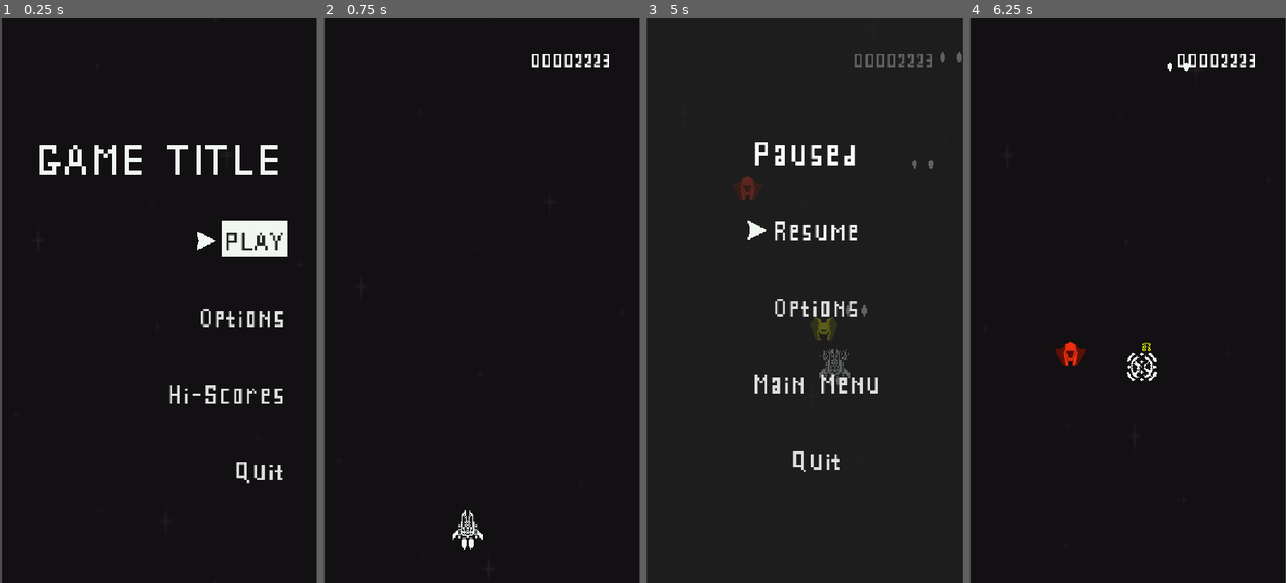
Above: before the commit, frames 1-4 (left to right).
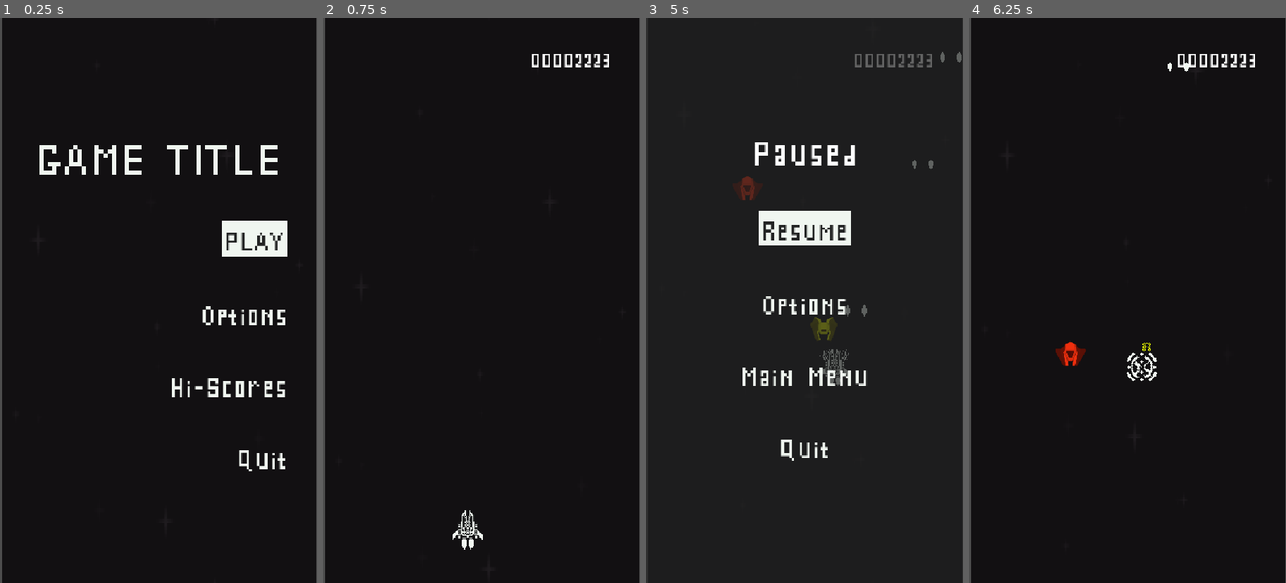
Above: after the commit, the same moments.

Repository: rnakkas/GodotSandbox
Game: Godot game, scene res://ShmupSandbox/Main/Scenes/main.tscn
Two runs of this game, one before a commit and one after it. Both use one fixed random seed, a clock stepped at 60 frames per second and the inputs below.
Inputs (mouse positions are in pixels of both pictures, inside the frame that each line leads up to):
- Up to frame 1 (0.25 s): no input
- Up to frame 2 (0.75 s): click "PLAY" at 0.5 s
- Up to frame 3 (5 s): tap Enter at 1.25 s; move the mouse to (874, 272) at 1.27 s; press the mouse at (874, 272) at 1.28 s; hold D (move_right) 1.28-2.03 s; move the mouse to (741, 328) at 2.02 s; release the mouse at (741, 328) at 2.03 s; hold S (move_down) 2.03-2.78 s; click (741, 328) at 2.1 s; move the mouse to (836, 176) at 2.77 s; press the mouse at (836, 176) at 2.78 s; hold D (move_right) 2.78-3.53 s; move the mouse to (788, 413) at 3.52 s; release the mouse at (788, 413) at 3.53 s; hold W (move_up) 3.53-4.28 s; click (788, 413) at 3.6 s; move the mouse to (899, 385) at 4.27 s; press the mouse at (899, 385) at 4.28 s; hold A (move_left) from 4.28 s (still down); tap Escape (pause) at 4.9 s
- Up to frame 4 (6.25 s): move the mouse to (1032, 215) at 5.02 s; release the mouse at (1032, 215) at 5.03 s; click (1032, 215) at 5.1 s; release A (move_left) at 5.75 s; click "Resume" at 5.75 s

The runs differ from the first frame. In frame 1, 1.8% of the frame differs, in the area x 53-90%, y 37-83%; in frame 2, nothing differs; in frame 3, 3.5%, in the area x 30-74%, y 34-81%; in frame 4, nothing differs.

Commit message:
updated ui to use highlights instead of icon

Diff:
--- a/ShmupSandbox/Autoloads/Utility.gd
+++ /dev/null
@@ -1,20 +0,0 @@
-extends Node
-
-## Colour hex code references
-var colour_white : Color = "#f0f6f0"
-var colour_black : Color = "#222323"
-var colour_transparent : Color = Color(0, 0 , 0, 0)
-
-
-func highlight_ui_elment(ui_element : Variant) -> void:
-	var style : StyleBoxFlat = StyleBoxFlat.new()
-	ui_element.add_theme_color_override("font_color", colour_black)
-	style.bg_color = colour_white
-	ui_element.add_theme_stylebox_override("normal", style)
-
-
-func remove_highlight_from_ui_element(ui_element : Variant) -> void:
-	var style : StyleBoxFlat = StyleBoxFlat.new()
-	ui_element.add_theme_color_override("font_color", colour_white)
-	style.bg_color = colour_transparent
-	ui_element.add_theme_stylebox_override("normal", style)
--- /dev/null
+++ b/ShmupSandbox/Autoloads/ui_utility.gd
@@ -0,0 +1,29 @@
+extends Node
+
+## Colour and hex code references
+var color_white : Color = "#f0f6f0"
+var color_black : Color = "#222323"
+var color_transparent : Color = Color(0, 0 , 0, 0)
+
+
+func highlight_ui_elment(ui_element : Control) -> void:
+	var style : StyleBoxFlat = StyleBoxFlat.new()
+	ui_element.add_theme_color_override("font_color", color_black)
+	style.bg_color = color_white
+
+	match ui_element.get_class():
+		"Label":
+			ui_element.add_theme_stylebox_override("normal", style)
+		"Button":
+			ui_element.add_theme_stylebox_override("focus", style)
+			ui_element.add_theme_stylebox_override("hover", style)
+			ui_element.add_theme_color_override("font_hover_color", color_black)
+			ui_element.add_theme_color_override("font_focus_color", color_black)
+			ui_element.add_theme_color_override("font_pressed_color", color_white)
+
+
+func remove_highlight_from_ui_element(ui_element : Variant) -> void:
+	var style : StyleBoxFlat = StyleBoxFlat.new()
+	ui_element.add_theme_color_override("font_color", color_white)
+	style.bg_color = color_transparent
+	ui_element.add_theme_stylebox_override("normal", style)
--- a/ShmupSandbox/UI/Scenes/main_menu.tscn
+++ b/ShmupSandbox/UI/Scenes/main_menu.tscn
@@ -1,24 +1,8 @@
-[gd_scene load_steps=8 format=3 uid="uid://dw1uu0vpx6e46"]
+[gd_scene load_steps=4 format=3 uid="uid://dw1uu0vpx6e46"]
 
 [ext_resource type="Script" uid="uid://3yghkjrm0tt5" path="res://ShmupSandbox/UI/Scripts/main_menu.gd" id="1_70k6g"]
 [ext_resource type="Texture2D" uid="uid://d04yolfqx8m3v" path="res://ShmupSandbox/Assets/Icons/selctor_icon.png" id="3_t2d3o"]
 [ext_resource type="FontFile" uid="uid://biycie4kaffui" path="res://ShmupSandbox/Assets/Fonts/SPLCF.ttf" id="3_v14c2"]
-
-[sub_resource type="StyleBoxFlat" id="StyleBoxFlat_v14c2"]
-bg_color = Color(0.941176, 0.964706, 0.941176, 1)
-border_color = Color(0.8, 0.8, 0.8, 0)
-
-[sub_resource type="StyleBoxFlat" id="StyleBoxFlat_t2d3o"]
-bg_color = Color(0.941176, 0.964706, 0.941176, 1)
-border_color = Color(0.8, 0.8, 0.8, 0)
-
-[sub_resource type="StyleBoxFlat" id="StyleBoxFlat_jwp8g"]
-bg_color = Color(0.941176, 0.964706, 0.941176, 1)
-border_color = Color(0.8, 0.8, 0.8, 0)
-
-[sub_resource type="StyleBoxFlat" id="StyleBoxFlat_t30nx"]
-bg_color = Color(0.941176, 0.964706, 0.941176, 1)
-border_color = Color(0.8, 0.8, 0.8, 0)
 
 [node name="main_menu" type="Control"]
 layout_mode = 3
@@ -65,6 +49,7 @@
 theme_override_constants/separation = 10
 
 [node name="VBoxContainer" type="VBoxContainer" parent="MarginContainer/VBoxContainer/HBoxContainer"]
+visible = false
 layout_mode = 2
 theme_override_constants/separation = 18
 
@@ -85,12 +70,8 @@
 size_flags_horizontal = 4
 size_flags_vertical = 4
 focus_neighbor_bottom = NodePath("../../HBoxContainer2/options_button")
-theme_override_colors/font_hover_color = Color(0.133333, 0.137255, 0.137255, 1)
-theme_override_colors/font_focus_color = Color(0.133333, 0.137255, 0.137255, 1)
-theme_override_colors/font_pressed_color = Color(0.941176, 0.964706, 0.941176, 1)
 theme_override_fonts/font = ExtResource("3_v14c2")
 theme_override_font_sizes/font_size = 70
-theme_override_styles/focus = SubResource("StyleBoxFlat_v14c2")
 text = "PLAY"
 flat = true
 
@@ -99,6 +80,7 @@
 size_flags_horizontal = 8
 
 [node name="VBoxContainer" type="VBoxContainer" parent="MarginContainer/VBoxContainer/HBoxContainer2"]
+visible = false
 layout_mode = 2
 theme_override_constants/separation = 18
 
@@ -120,12 +102,8 @@
 size_flags_vertical = 4
 focus_neighbor_top = NodePath("../../HBoxContainer/play_button")
 focus_neighbor_bottom = NodePath("../../HBoxContainer3/hi_scores_button")
-theme_override_colors/font_hover_color = Color(0.133333, 0.137255, 0.137255, 1)
-theme_override_colors/font_focus_color = Color(0.133333, 0.137255, 0.137255, 1)
-theme_override_colors/font_pressed_color = Color(0.941176, 0.964706, 0.941176, 1)
 theme_override_fonts/font = ExtResource("3_v14c2")
 theme_override_font_sizes/font_size = 70
-theme_override_styles/focus = SubResource("StyleBoxFlat_t2d3o")
 text = "Options"
 flat = true
 
@@ -134,6 +112,7 @@
 size_flags_horizontal = 8
 
 [node name="VBoxContainer" type="VBoxContainer" parent="MarginContainer/VBoxContainer/HBoxContainer3"]
+visible = false
 layout_mode = 2
 theme_override_constants/separation = 18
 
@@ -154,12 +133,8 @@
 size_flags_horizontal = 8
 focus_neighbor_top = NodePath("../../HBoxContainer2/options_button")
 focus_neighbor_bottom = NodePath("../../HBoxContainer4/quit_button")
-theme_override_colors/font_hover_color = Color(0.133333, 0.137255, 0.137255, 1)
-theme_override_colors/font_focus_color = Color(0.133333, 0.137255, 0.137255, 1)
-theme_override_colors/font_pressed_color = Color(0.941176, 0.964706, 0.941176, 1)
 theme_override_fonts/font = ExtResource("3_v14c2")
 theme_override_font_sizes/font_size = 70
-theme_override_styles/focus = SubResource("StyleBoxFlat_jwp8g")
 text = "Hi-Scores"
 flat = true
 
@@ -168,6 +143,7 @@
 size_flags_horizontal = 8
 
 [node name="VBoxContainer" type="VBoxContainer" parent="MarginContainer/VBoxContainer/HBoxContainer4"]
+visible = false
 layout_mode = 2
 theme_override_constants/separation = 18
 
@@ -188,12 +164,8 @@
 size_flags_horizontal = 8
 size_flags_vertical = 4
 focus_neighbor_top = NodePath("../../HBoxContainer3/hi_scores_button")
-theme_override_colors/font_hover_color = Color(0.133333, 0.137255, 0.137255, 1)
-theme_override_colors/font_focus_color = Color(0.133333, 0.137255, 0.137255, 1)
-theme_override_colors/font_pressed_color = Color(0.941176, 0.964706, 0.941176, 1)
 theme_override_fonts/font = ExtResource("3_v14c2")
 theme_override_font_sizes/font_size = 70
-theme_override_styles/focus = SubResource("StyleBoxFlat_t30nx")
 text = "Quit"
 flat = true
 
--- a/ShmupSandbox/UI/Scenes/options_menu.tscn
+++ b/ShmupSandbox/UI/Scenes/options_menu.tscn
@@ -12,10 +12,6 @@
 
 [sub_resource type="StyleBoxFlat" id="StyleBoxFlat_n03th"]
 bg_color = Color(0.941176, 0.964706, 0.941176, 1)
-
-[sub_resource type="StyleBoxFlat" id="StyleBoxFlat_3i6ea"]
-bg_color = Color(0.6, 0.6, 0.6, 0)
-border_color = Color(0.8, 0.8, 0.8, 0)
 
 [node name="options_menu" type="Control"]
 layout_mode = 3
@@ -210,7 +206,6 @@
 focus_neighbor_top = NodePath("../../../HBoxContainer3/VBoxContainer2/screen_shake_amount_slider")
 theme_override_fonts/font = ExtResource("1_qkcl6")
 theme_override_font_sizes/font_size = 70
-theme_override_styles/focus = SubResource("StyleBoxFlat_3i6ea")
 text = "Back"
 flat = true
 
@@ -218,4 +213,5 @@
 [connection signal="focus_entered" from="MarginContainer/VBoxContainer/HBoxContainer2/VBoxContainer2/music_volume_slider" to="." method="_on_music_volume_slider_focus_entered"]
 [connection signal="focus_entered" from="MarginContainer/VBoxContainer/HBoxContainer3/VBoxContainer2/screen_shake_amount_slider" to="." method="_on_screen_shake_amount_slider_focus_entered"]
 [connection signal="focus_entered" from="MarginContainer/VBoxContainer/HBoxContainer4/VBoxContainer2/back_button" to="." method="_on_back_button_focus_entered"]
+[connection signal="mouse_entered" from="MarginContainer/VBoxContainer/HBoxContainer4/VBoxContainer2/back_button" to="." method="_on_back_button_mouse_entered"]
 [connection signal="pressed" from="MarginContainer/VBoxContainer/HBoxContainer4/VBoxContainer2/back_button" to="." method="_on_back_button_pressed"]
--- a/ShmupSandbox/UI/Scenes/pause_menu.tscn
+++ b/ShmupSandbox/UI/Scenes/pause_menu.tscn
@@ -1,26 +1,10 @@
-[gd_scene load_steps=9 format=3 uid="uid://bumbgw58q7r1d"]
+[gd_scene load_steps=5 format=3 uid="uid://bumbgw58q7r1d"]
 
 [ext_resource type="Script" uid="uid://k8kst8326lwc" path="res://ShmupSandbox/UI/Scripts/pause_menu.gd" id="1_00ny2"]
 [ext_resource type="FontFile" uid="uid://biycie4kaffui" path="res://ShmupSandbox/Assets/Fonts/SPLCF.ttf" id="1_ur1kj"]
 [ext_resource type="Texture2D" uid="uid://d04yolfqx8m3v" path="res://ShmupSandbox/Assets/Icons/selctor_icon.png" id="3_prqwj"]
 
 [sub_resource type="CanvasTexture" id="CanvasTexture_prqwj"]
-
-[sub_resource type="StyleBoxFlat" id="StyleBoxFlat_prqwj"]
-bg_color = Color(0.6, 0.6, 0.6, 0)
-border_color = Color(0.8, 0.8, 0.8, 0)
-
-[sub_resource type="StyleBoxFlat" id="StyleBoxFlat_tuk35"]
-bg_color = Color(0.6, 0.6, 0.6, 0)
-border_color = Color(0.8, 0.8, 0.8, 0)
-
-[sub_resource type="StyleBoxFlat" id="StyleBoxFlat_gpvhe"]
-bg_color = Color(0.6, 0.6, 0.6, 0)
-border_color = Color(0.8, 0.8, 0.8, 0)
-
-[sub_resource type="StyleBoxFlat" id="StyleBoxFlat_bx2eb"]
-bg_color = Color(0.6, 0.6, 0.6, 0)
-border_color = Color(0.8, 0.8, 0.8, 0)
 
 [node name="pause_menu" type="Control"]
 layout_mode = 3
@@ -76,6 +60,7 @@
 size_flags_horizontal = 4
 
 [node name="VBoxContainer" type="VBoxContainer" parent="MarginContainer/VBoxContainer/HBoxContainer"]
+visible = false
 custom_minimum_size = Vector2(36, 0)
 layout_mode = 2
 theme_override_constants/separation = 18
@@ -98,7 +83,6 @@
 focus_neighbor_bottom = NodePath("../../HBoxContainer2/options_button")
 theme_override_fonts/font = ExtResource("1_ur1kj")
 theme_override_font_sizes/font_size = 70
-theme_override_styles/focus = SubResource("StyleBoxFlat_prqwj")
 text = "Resume"
 flat = true
 
@@ -107,6 +91,7 @@
 size_flags_horizontal = 4
 
 [node name="VBoxContainer" type="VBoxContainer" parent="MarginContainer/VBoxContainer/HBoxContainer2"]
+visible = false
 custom_minimum_size = Vector2(36, 0)
 layout_mode = 2
 theme_override_constants/separation = 18
@@ -130,7 +115,6 @@
 focus_neighbor_bottom = NodePath("../../HBoxContainer3/main_menu_button")
 theme_override_fonts/font = ExtResource("1_ur1kj")
 theme_override_font_sizes/font_size = 70
-theme_override_styles/focus = SubResource("StyleBoxFlat_tuk35")
 text = "Options"
 flat = true
 
@@ -139,6 +123,7 @@
 size_flags_horizontal = 4
 
 [node name="VBoxContainer" type="VBoxContainer" parent="MarginContainer/VBoxContainer/HBoxContainer3"]
+visible = false
 custom_minimum_size = Vector2(36, 0)
 layout_mode = 2
 theme_override_constants/separation = 18
@@ -162,7 +147,6 @@
 focus_neighbor_bottom = NodePath("../../HBoxContainer4/quit_button")
 theme_override_fonts/font = ExtResource("1_ur1kj")
 theme_override_font_sizes/font_size = 70
-theme_override_styles/focus = SubResource("StyleBoxFlat_gpvhe")
 text = "Main Menu"
 flat = true
 
@@ -171,6 +155,7 @@
 size_flags_horizontal = 4
 
 [node name="VBoxContainer" type="VBoxContainer" parent="MarginContainer/VBoxContainer/HBoxContainer4"]
+visible = false
 custom_minimum_size = Vector2(36, 0)
 layout_mode = 2
 theme_override_constants/separation = 18
@@ -193,7 +178,6 @@
 focus_neighbor_top = NodePath("../../HBoxContainer3/main_menu_button")
 theme_override_fonts/font = ExtResource("1_ur1kj")
 theme_override_font_sizes/font_size = 70
-theme_override_styles/focus = SubResource("StyleBoxFlat_bx2eb")
 text = "Quit"
 flat = true
 
--- a/ShmupSandbox/UI/Scripts/main_menu.gd
+++ b/ShmupSandbox/UI/Scripts/main_menu.gd
@@ -1,26 +1,28 @@
 class_name main_menu extends Control
 
 @onready var play_button: Button = %play_button
-@onready var play_selector_icon : TextureRect = %play_selector_icon
+#@onready var play_selector_icon : TextureRect = %play_selector_icon
 
 @onready var options_button: Button = %options_button
-@onready var options_selector_icon: TextureRect = %options_selector_icon
+#@onready var options_selector_icon: TextureRect = %options_selector_icon
 
 @onready var hi_scores_button: Button = %hi_scores_button
-@onready var hi_scores_selector_icon : TextureRect = %hi_scores_selector_icon
+#@onready var hi_scores_selector_icon : TextureRect = %hi_scores_selector_icon
 
 @onready var quit_button: Button = %quit_button
-@onready var quit_selector_icon : TextureRect = %quit_selector_icon
+#@onready var quit_selector_icon : TextureRect = %quit_selector_icon
 
 signal play_button_pressed()
 signal options_button_pressed()
 signal hi_scores_button_pressed()
 signal quit_button_pressed()
 
-var selector_icons : Array[TextureRect] = []
+#var selector_icons : Array[TextureRect] = []
+var ui_elements_list : Array[Control] = []
 
 func _ready() -> void:
-	_create_icons_list()
+	#_create_icons_list()
+	create_ui_elements_list()
 
 	if self.visible:
 		play_button.grab_focus()
@@ -28,24 +30,41 @@
 ####
 
 ## Helper funcs
-func _create_icons_list() -> void:
-	selector_icons.append_array(
+
+## ++++ Selector Icons: Keeping this in case I want to use selector icons again ++++
+#func _create_icons_list() -> void:
+	#selector_icons.append_array(
+		#[
+			#play_selector_icon,
+			#options_selector_icon,
+			#hi_scores_selector_icon,
+			#quit_selector_icon
+		#]
+	#)
+#func _show_button_as_selected(icon: TextureRect) -> void:
+	#for i:int in range(selector_icons.size()):
+		#if selector_icons[i] == icon:
+			#selector_icons[i].visible = true
+		#else:
+			#selector_icons[i].visible = false
+
+
+func create_ui_elements_list() -> void:
+	ui_elements_list.append_array(
 		[
-			play_selector_icon,
-			options_selector_icon,
-			hi_scores_selector_icon,
-			quit_selector_icon
+			play_button,
+			options_button,
+			hi_scores_button,
+			quit_button
 		]
 	)
 
-
-func _show_button_as_selected(icon: TextureRect) -> void:
-	for i:int in range(selector_icons.size()):
-		if selector_icons[i] == icon:
-			selector_icons[i].visible = true
+func _highlight_selected_element(ui_element : Control) -> void:
+	for i:int in range(ui_elements_list.size()):
+		if ui_elements_list[i] == ui_element:
+			UiUtility.highlight_ui_elment(ui_elements_list[i])
 		else:
-			selector_icons[i].visible = false
-
+			UiUtility.remove_highlight_from_ui_element(ui_elements_list[i])
 
 ####
 
@@ -54,7 +73,8 @@
 	play_button_pressed.emit()
 
 func _on_play_button_focus_entered() -> void:
-	_show_button_as_selected(play_selector_icon)
+	#_show_button_as_selected(play_selector_icon)
+	_highlight_selected_element(play_button)
 
 func _on_play_button_mouse_entered() -> void:
 	play_button.grab_focus()
@@ -65,7 +85,8 @@
 	options_button_pressed.emit()
 
 func _on_options_button_focus_entered() -> void:
-	_show_button_as_selected(options_selector_icon)
+	#_show_button_as_selected(options_selector_icon)
+	_highlight_selected_element(options_button)
 
 func _on_options_button_mouse_entered() -> void:
 	options_button.grab_focus()
@@ -76,7 +97,8 @@
 	hi_scores_button_pressed.emit()
 
 func _on_hi_scores_button_focus_entered() -> void:
-	_show_button_as_selected(hi_scores_selector_icon)
+	#_show_button_as_selected(hi_scores_selector_icon)
+	_highlight_selected_element(hi_scores_button)
 
 func _on_hi_scores_button_mouse_entered() -> void:
 	hi_scores_button.grab_focus()
@@ -87,7 +109,8 @@
 	quit_button_pressed.emit()
 
 func _on_quit_button_focus_entered() -> void:
-	_show_button_as_selected(quit_selector_icon)
+	#_show_button_as_selected(quit_selector_icon)
+	_highlight_selected_element(quit_button)
 
 func _on_quit_button_mouse_entered() -> void:
 	quit_button.grab_focus()
--- a/ShmupSandbox/UI/Scripts/options_menu.gd
+++ b/ShmupSandbox/UI/Scripts/options_menu.gd
@@ -10,7 +10,9 @@
 @onready var screen_shake_amount_slider: HSlider = %screen_shake_amount_slider
 
 @onready var back_button: Button = %back_button
-@onready var back_selector_icon: TextureRect = %back_selector_icon
+
+## ++++ Selector Icons: Keeping it just in case i want to use later ++++
+#@onready var back_selector_icon: TextureRect = %back_selector_icon
 
 signal back_button_pressed()
 
@@ -38,29 +40,32 @@
 func _highlight_selected_element(ui_element : Control) -> void:
 	for i:int in range(ui_elements_list.size()):
 		if ui_elements_list[i] == ui_element:
-			Utility.highlight_ui_elment(ui_elements_list[i])
+			UiUtility.highlight_ui_elment(ui_elements_list[i])
 		else:
-			Utility.remove_highlight_from_ui_element(ui_elements_list[i])
+			UiUtility.remove_highlight_from_ui_element(ui_elements_list[i])
 
 
 ####
 ## Signal connections
 
 func _on_sound_volume_slider_focus_entered() -> void:
-	back_selector_icon.visible = false
+	#back_selector_icon.visible = false
 	_highlight_selected_element(sound_label)
 
 func _on_music_volume_slider_focus_entered() -> void:
-	back_selector_icon.visible = false
+	#back_selector_icon.visible = false
 	_highlight_selected_element(music_label)
 
 func _on_screen_shake_amount_slider_focus_entered() -> void:
-	back_selector_icon.visible = false
+	#back_selector_icon.visible = false
 	_highlight_selected_element(screen_shake_label)
 
 func _on_back_button_focus_entered() -> void:
-	back_selector_icon.visible = false
-	_highlight_selected_element(back_button) #### TODO: Fix this
+	#back_selector_icon.visible = false
+	_highlight_selected_element(back_button)
 
 func _on_back_button_pressed() -> void:
 	back_button_pressed.emit()
+
+func _on_back_button_mouse_entered() -> void:
+	back_button.grab_focus()
--- a/ShmupSandbox/UI/Scripts/pause_menu.gd
+++ b/ShmupSandbox/UI/Scripts/pause_menu.gd
@@ -18,27 +18,49 @@
 signal quit_button_pressed()
 
 var selector_icons : Array[TextureRect] = []
+var ui_elements_list : Array[Control] = []
 
 func _ready() -> void:
-	_create_icons_list()
+	#_create_icons_list()
+	create_ui_elements_list()
 
 ## Helper funcs
-func _create_icons_list() -> void:
-	selector_icons.append_array(
+
+## ++++ Selector Icons: Keeping this in case I want to use selector icons again ++++
+#func _create_icons_list() -> void:
+	#selector_icons.append_array(
+		#[
+			#resume_selector_icon,
+			#options_selector_icon,
+			#main_menu_selector_icon,
+			#quit_selector_icon
+		#]
+	#)
+#
+#func _show_button_as_selected(icon: TextureRect) -> void:
+	#for i:int in range(selector_icons.size()):
+		#if selector_icons[i] == icon:
+			#selector_icons[i].visible = true
+		#else:
+			#selector_icons[i].visible = false
+
+
+func create_ui_elements_list() -> void:
+	ui_elements_list.append_array(
 		[
-			resume_selector_icon,
-			options_selector_icon,
-			main_menu_selector_icon,
-			quit_selector_icon
+			resume_button,
+			options_button,
+			main_menu_button,
+			quit_button
 		]
 	)
 
-func _show_button_as_selected(icon: TextureRect) -> void:
-	for i:int in range(selector_icons.size()):
-		if selector_icons[i] == icon:
-			selector_icons[i].visible = true
+func _highlight_selected_element(ui_element : Control) -> void:
+	for i:int in range(ui_elements_list.size()):
+		if ui_elements_list[i] == ui_element:
+			UiUtility.highlight_ui_elment(ui_elements_list[i])
 		else:
-			selector_icons[i].visible = false
+			UiUtility.remove_highlight_from_ui_element(ui_elements_list[i])
 
 
 ####
@@ -48,7 +70,8 @@
 	resume_button_pressed.emit()
 
 func _on_resume_button_focus_entered() -> void:
-	_show_button_as_selected(resume_selector_icon)
+	#_show_button_as_selected(resume_selector_icon)
+	_highlight_selected_element(resume_button)
 
 func _on_resume_button_mouse_entered() -> void:
 	resume_button.grab_focus()
@@ -59,7 +82,8 @@
 	options_button_pressed.emit()
 
 func _on_options_button_focus_entered() -> void:
-	_show_button_as_selected(options_selector_icon)
+	#_show_button_as_selected(options_selector_icon)
+	_highlight_selected_element(options_button)
 
 func _on_options_button_mouse_entered() -> void:
 	options_button.grab_focus()
@@ -70,7 +94,8 @@
 	main_menu_button_pressed.emit()
 
 func _on_main_menu_button_focus_entered() -> void:
-	_show_button_as_selected(main_menu_selector_icon)
+	#_show_button_as_selected(main_menu_selector_icon)
+	_highlight_selected_element(main_menu_button)
 
 func _on_main_menu_button_mouse_entered() -> void:
 	main_menu_button.grab_focus()
@@ -81,7 +106,8 @@
 	quit_button_pressed.emit()
 
 func _on_quit_button_focus_entered() -> void:
-	_show_button_as_selected(quit_selector_icon)
+	#_show_button_as_selected(quit_selector_icon)
+	_highlight_selected_element(quit_button)
 
 func _on_quit_button_mouse_entered() -> void:
 	quit_button.grab_focus()
--- a/project.godot
+++ b/project.godot
@@ -17,7 +17,7 @@
 
 [autoload]
 
-Utility="*res://ShmupSandbox/Autoloads/Utility.gd"
+UiUtility="*res://ShmupSandbox/Autoloads/ui_utility.gd"
 
 [display]
 
Not shown, removed: ShmupSandbox/Autoloads/Utility.gd.uid
Not shown, added: ShmupSandbox/Autoloads/ui_utility.gd.uid
Not shown: 1 places in ShmupSandbox/UI/Scenes/options_menu.tscn that only renumber resources
